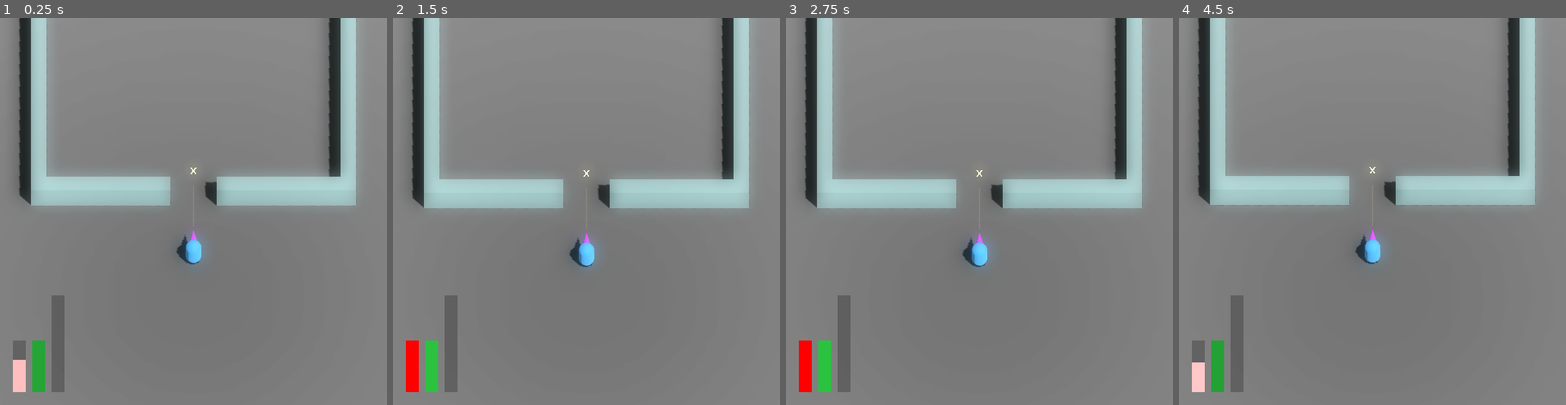
Above: before the commit, frames 1-4 (left to right).
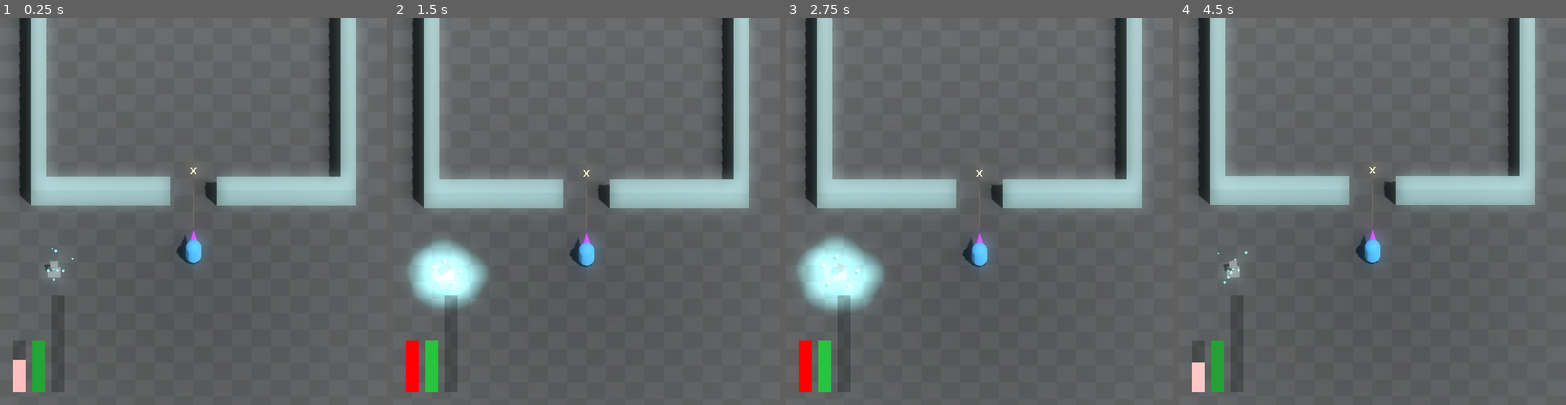
Above: after the commit, the same moments.

Repository: JackEvans24/bullet-absorb
Game: Godot game, scene res://scenes/main.tscn
Same seed, same stepped clock (60 frames per second), same inputs: the game is played once before the commit and once after it.
Inputs:
- Up to frame 1 (0.25 s): no input
- Up to frame 2 (1.5 s): no input
- Up to frame 3 (2.75 s): tap Enter at 2 s
- Up to frame 4 (4.5 s): tap Escape (restart) at 2.75, 4.25 s

The runs differ from the first frame. In frame 1, 85% of the frame differs, in the area x 0-100%, y 0-100%; in frame 2, 84%; in frame 3, 84%; in frame 4, 84%.

Commit message:
feat: add grid texture to ground

Diff:
--- a/scenes/main.tscn
+++ b/scenes/main.tscn
@@ -1,15 +1,20 @@
-[gd_scene load_steps=11 format=3 uid="uid://ccgpc6v5lruew"]
+[gd_scene load_steps=12 format=3 uid="uid://ccgpc6v5lruew"]
 
 [ext_resource type="PackedScene" uid="uid://c3tj0pdcum4wd" path="res://prefabs/player.tscn" id="1_e5x1h"]
 [ext_resource type="Script" path="res://scripts/main.gd" id="1_rtjol"]
-[ext_resource type="PackedScene" uid="uid://b4f4su1e66ujd" path="res://prefabs/room.tscn" id="2_2rk65"]
+[ext_resource type="PackedScene" uid="uid://b4f4su1e66ujd" path="res://scenes/room.tscn" id="2_2rk65"]
 [ext_resource type="PackedScene" uid="uid://bhxrs6pph350t" path="res://scenes/hud.tscn" id="2_bqahq"]
+[ext_resource type="Texture2D" uid="uid://b5lppbtmrhid0" path="res://textures/texture_07.png" id="2_jtr86"]
 [ext_resource type="PackedScene" uid="uid://cl1dul38xrvt2" path="res://prefabs/cameras.tscn" id="4_nws0m"]
 [ext_resource type="Script" path="res://scripts/effects/hit_stop.gd" id="8_dyhou"]
 [ext_resource type="PackedScene" uid="uid://bcjb1jnr0y5mb" path="res://prefabs/power/power_generator.tscn" id="9_cyv5f"]
 
 [sub_resource type="StandardMaterial3D" id="StandardMaterial3D_r1hrq"]
+albedo_texture = ExtResource("2_jtr86")
 metallic = 1.0
+emission = Color(1, 1, 1, 1)
+emission_operator = 1
+uv1_scale = Vector3(20, 20, 20)
 
 [sub_resource type="PlaneMesh" id="PlaneMesh_id486"]
 material = SubResource("StandardMaterial3D_r1hrq")
@@ -59,4 +64,4 @@
 transform = Transform3D(1, 0, 0, 0, 1, 0, 0, 0, 1, 0, 1, 5)
 
 [node name="PowerGenerator" parent="." instance=ExtResource("9_cyv5f")]
-transform = Transform3D(1, 0, 0, 0, 1, 0, 0, 0, 1, 7, 0, -16)
+transform = Transform3D(1, 0, 0, 0, 1, 0, 0, 0, 1, -9, 0, 6)
Binary file added: textures/texture_07.png
Not shown, added: textures/texture_07.png.import
